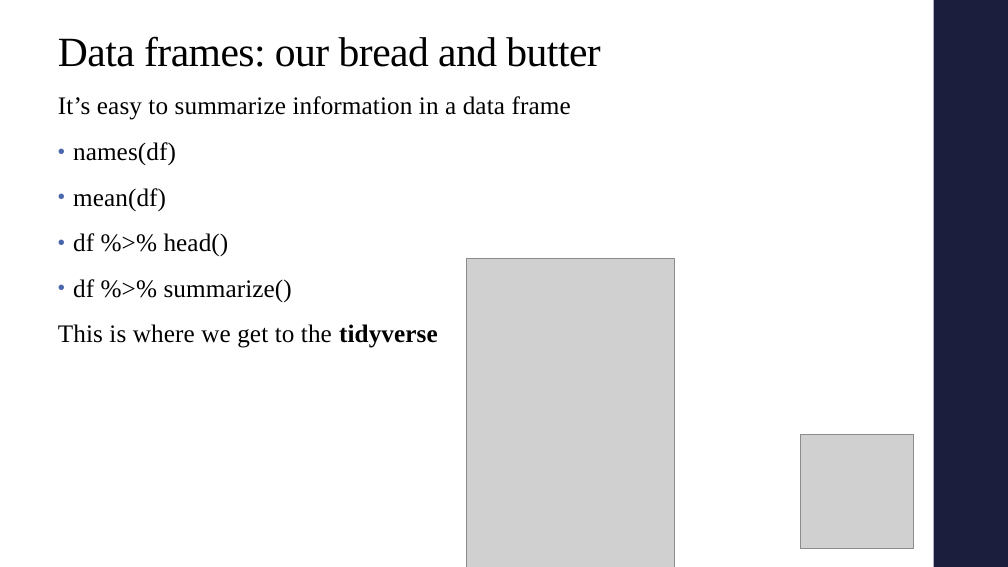
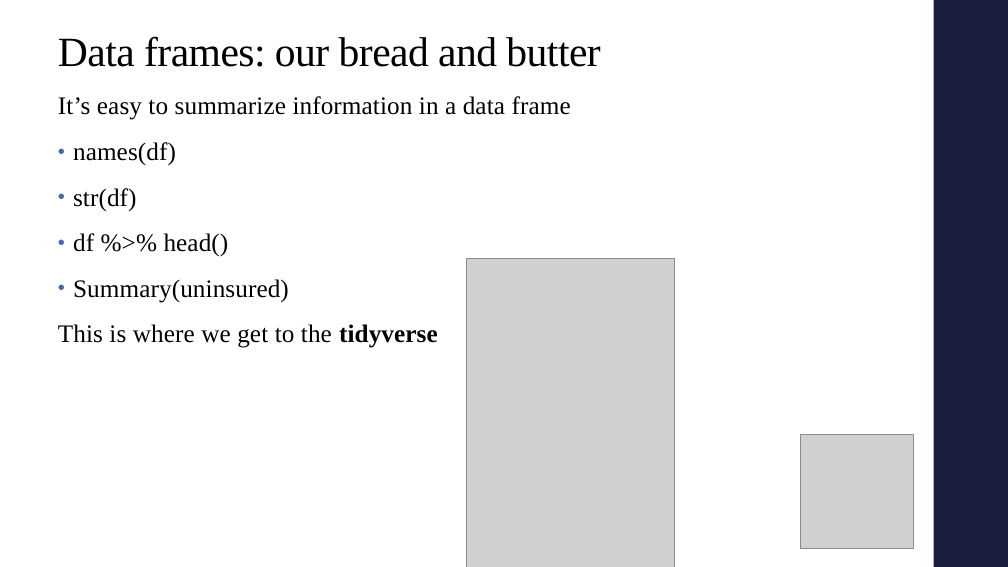
Before and after one commit to alex-hoagland/HAD5772, a slide deck: slide 19 of Lectures/Lecture02_Intro-to-R_DescriptiveStatistics/Lecture2_RIntro_Descriptives.pptx (slide 20 before the commit). Drawn at 1008x567 pixels with LibreOffice and Linux fonts; fonts in the diff are those of the drawing; grey boxes stand for pictures. Boxes give left, top, right and bottom in pixels: in the first picture for what was removed or moved away, otherwise in the second. Text is boxed around its words. In the diff, an @@ line names an element or a change of style, - is before the commit and + after.

```diff
--- a/Lectures/Lecture02_Intro-to-R_DescriptiveStatistics/Lecture2_RIntro_Descriptives.pptx
+++ b/Lectures/Lecture02_Intro-to-R_DescriptiveStatistics/Lecture2_RIntro_Descriptives.pptx
@@ text at [73, 188, 137, 211]: text changed @@
-• mean(df)
+• str(df)
@@ text at [73, 279, 289, 303]: text changed @@
-• df %>% summarize()
+• Summary(uninsured)
```
Also in this commit, not shown: 3 other slides changed, 1 slide removed, 3 other files.
